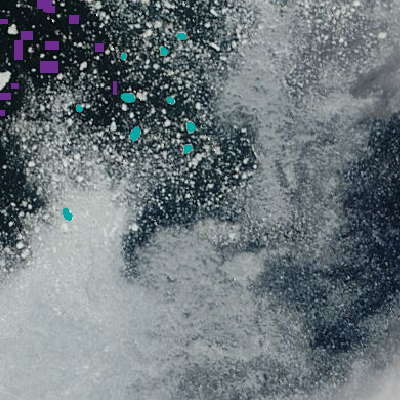
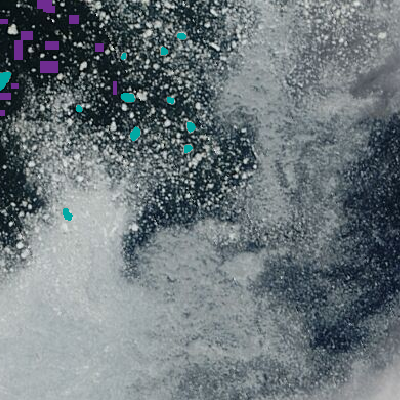
Layers edited between the first and the second (400, 400) image:
painted on "ice floes" (3rd of 3) over [0, 72, 11, 91]
